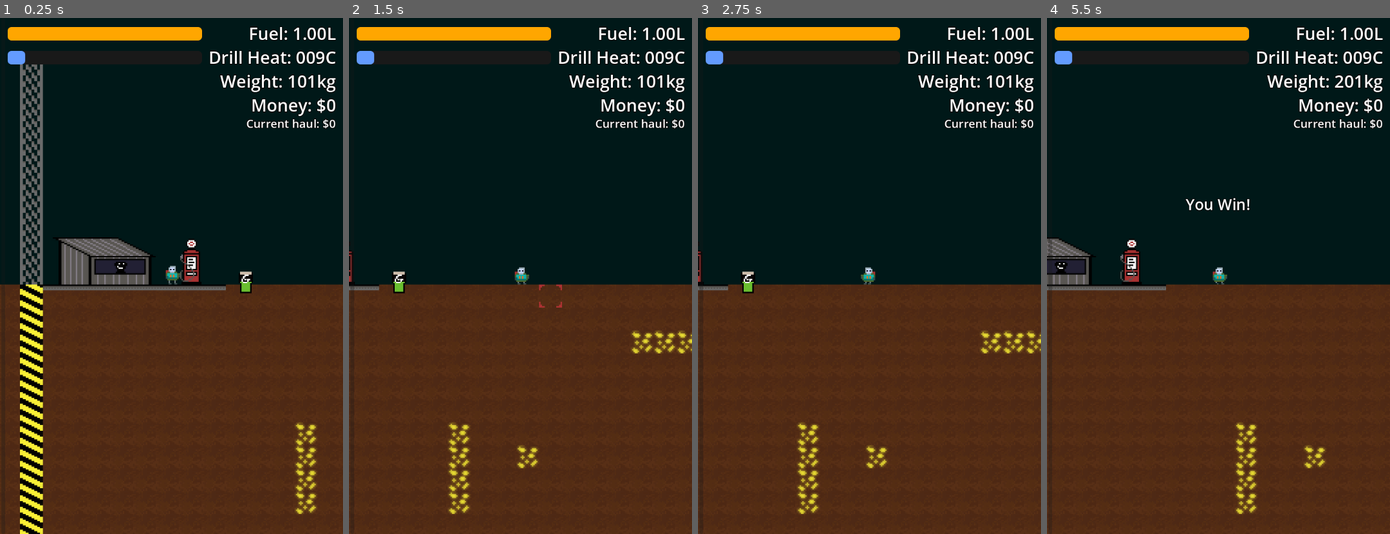
Above: before the commit, frames 1-4 (left to right).
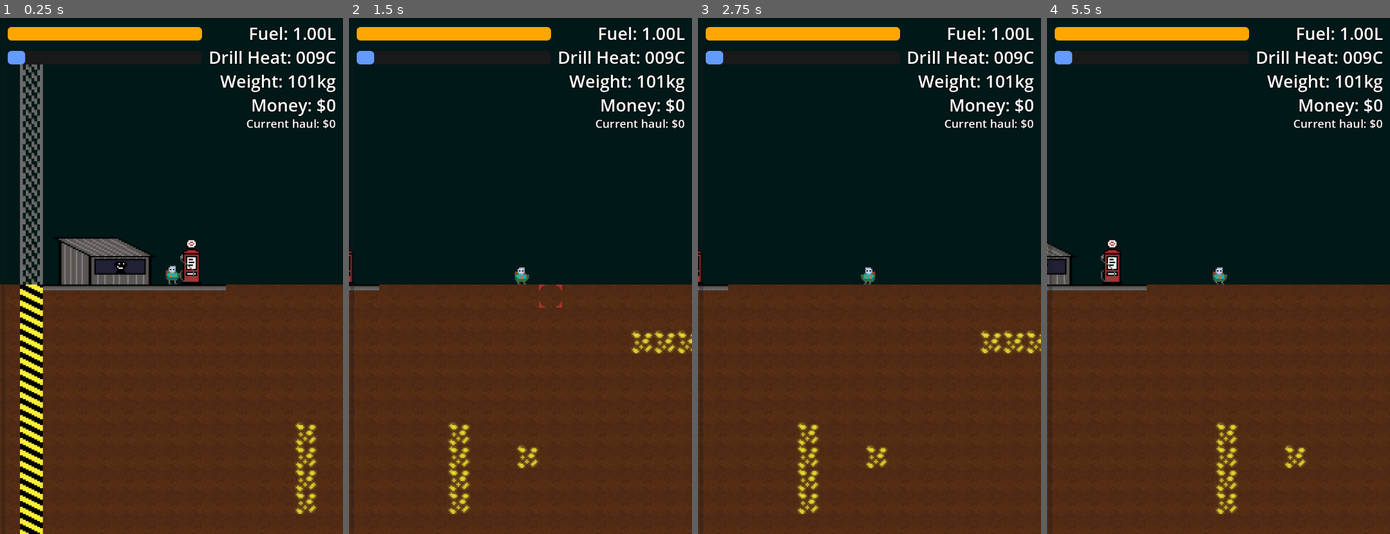
Above: after the commit, the same moments.

Repository: brikr/ludum-dare-57
Game: Godot game, scene res://scenes/main/main.tscn
Same seed, same stepped clock (60 frames per second), same inputs: the game is played once before the commit and once after it. This scene is started directly instead of the project's main scene.
Inputs (mouse positions are in pixels of both pictures, inside the frame that each line leads up to):
- Up to frame 1 (0.25 s): no input
- Up to frame 2 (1.5 s): tap Enter at 0.5 s; move the mouse to (503, 379) at 0.52 s; hold D (move_right) from 0.53 s (still down); tap F (interact) at 0.6 s; tap Space (jump) at 0.77 s; move the mouse to (623, 353) at 1.27 s; click (623, 353) at 1.35 s
- Up to frame 3 (2.75 s): tap Space (jump) at 1.52 s; move the mouse to (766, 198) at 2.02 s; release D (move_right) at 2.03 s; hold A (move_left) from 2.03 s (still down); tap F (interact) at 2.1 s
- Up to frame 4 (5.5 s): move the mouse to (1235, 276) at 2.77 s; click (1235, 276) at 2.85 s; tap Space (jump) at 3.02, 3.77, 4.52 s; move the mouse to (1167, 147) at 3.52 s; tap F (interact) at 3.6, 5.1 s; move the mouse to (1293, 250) at 4.27 s; release A (move_left) at 4.28 s; hold D (move_right) from 4.28 s (still down); click (1293, 250) at 4.35 s; move the mouse to (1149, 301) at 5.02 s

The runs differ from the first frame. In frame 1, 0.1% of the frame differs, in the area x 69-74%, y 49-54%; in frame 2, 0.1%; in frame 3, 0.1%; in frame 4, 2.9%, in the area x 0-87%, y 11-97%.

Commit message:
un cheat
un cheat

Diff:
--- a/scenes/main/main.gd
+++ b/scenes/main/main.gd
@@ -12,7 +12,6 @@
 func place_gonster():
   var gonster_instance = gonster_scene.instantiate()
   gonster_instance.position = GameState.gonster_init_position
-  gonster_instance.position = Vector2i(150,150)
   add_child(gonster_instance)
 
 func _on_player_gonster_dropped() -> void:
